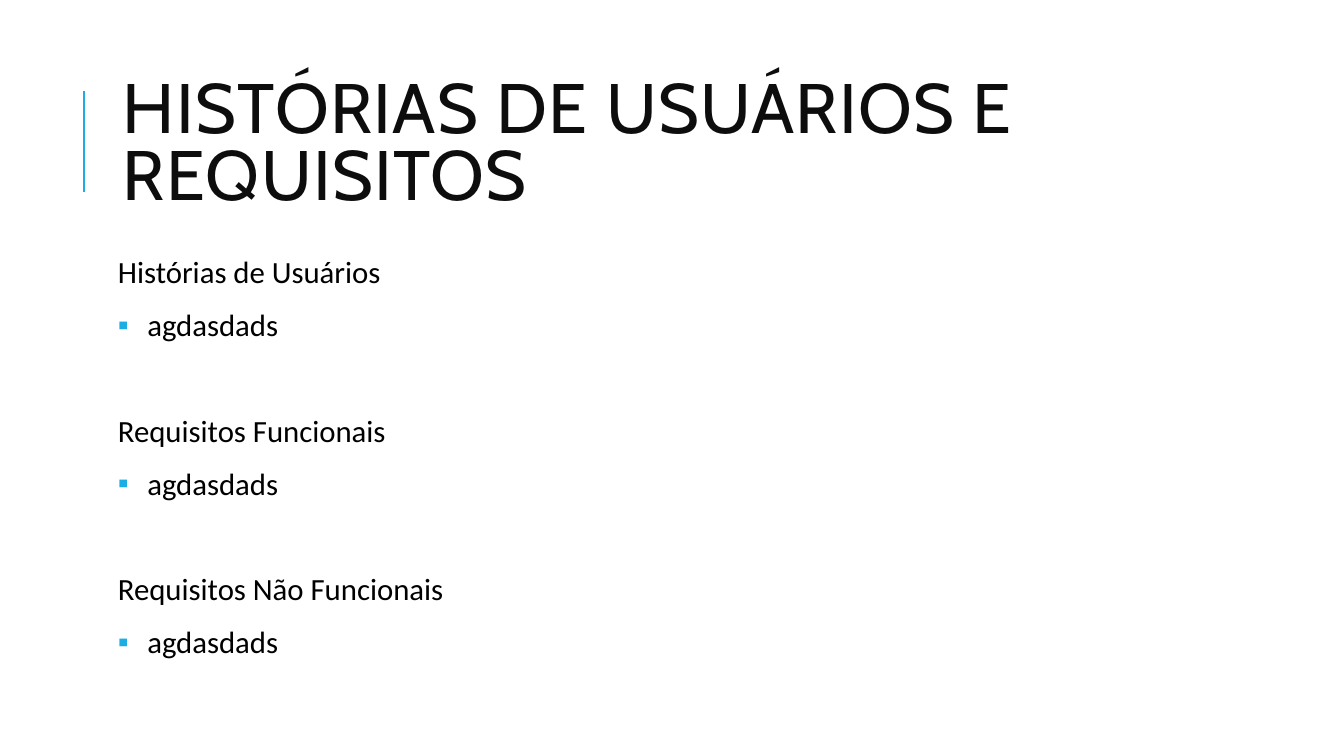
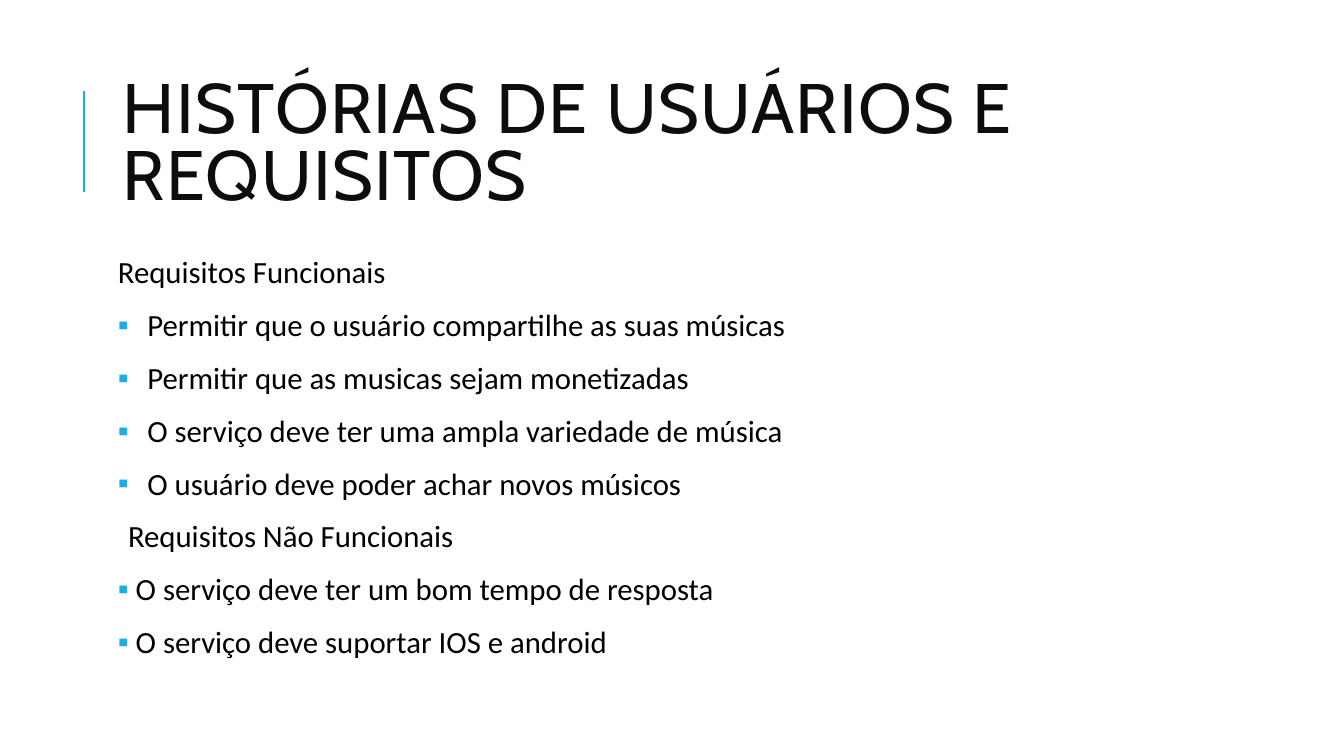
Before and after one commit to ICEI-PUC-Minas-PMGCC-TI/ti-1-pmg-cc-t-20231-tiaw-desvalorizacao-de-artistas, a slide deck: slide 5 of docs/apresentacao/apresentacao - TEMPLATE.pptx. Drawn at 1344x756 pixels with LibreOffice and Linux fonts; fonts in the diff are those of the drawing. Boxes give left, top, right and bottom in pixels: in the first picture for what was removed or moved away, otherwise in the second. Text is boxed around its words. In the diff, an @@ line names an element or a change of style, - is before the commit and + after.

```diff
--- a/docs/apresentacao/apresentacao - TEMPLATE.pptx
+++ b/docs/apresentacao/apresentacao - TEMPLATE.pptx
@@ text at (118, 261, 381, 342): paragraphs removed @@
-Histórias de Usuários
-▪ agdasdads
@@ text at (147, 314, 785, 500): text changed @@
-▪ agdasdads
+▪ Permitir que o usuário compartilhe as suas músicas
+▪ Permitir que as musicas sejam monetizadas
+▪ O serviço deve ter uma ampla variedade de música
+▪ O usuário deve poder achar novos músicos
@@ text at (128, 526, 454, 552): bullet none to   @@
@@ text at (136, 578, 713, 658): text changed @@
-▪ agdasdads
+▪ O serviço deve ter um bom tempo de resposta
+▪ O serviço deve suportar IOS e android
```
Also in this commit, not shown: 6 other slides changed, 1 slide removed.
